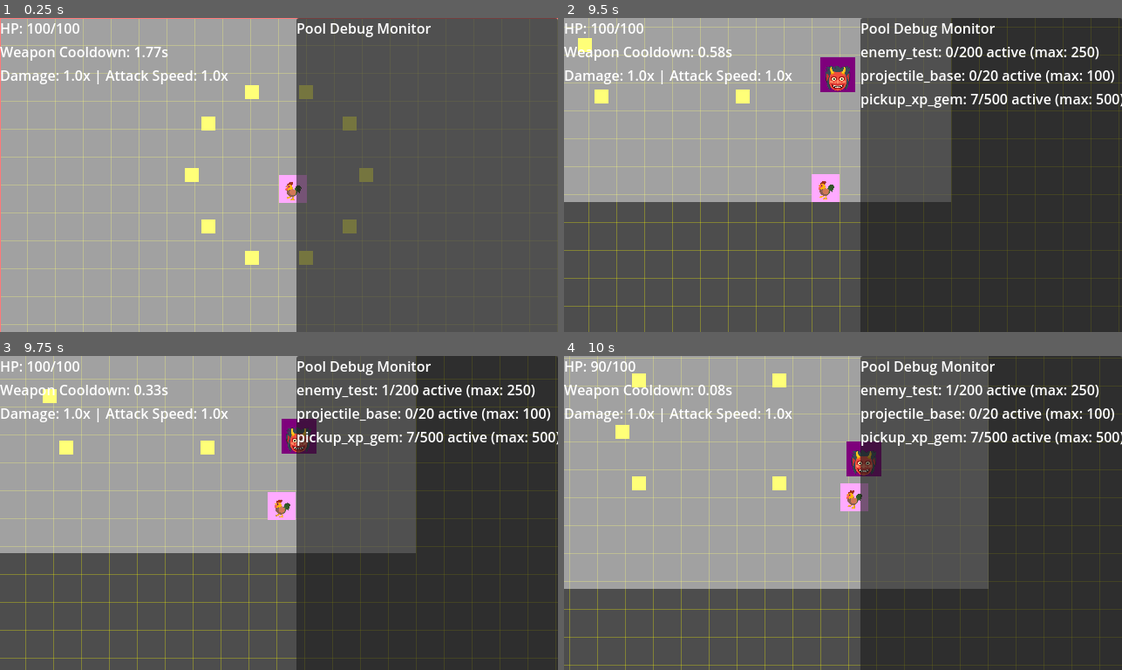
Above: before the commit, frames 1-4 (two rows, left to right).
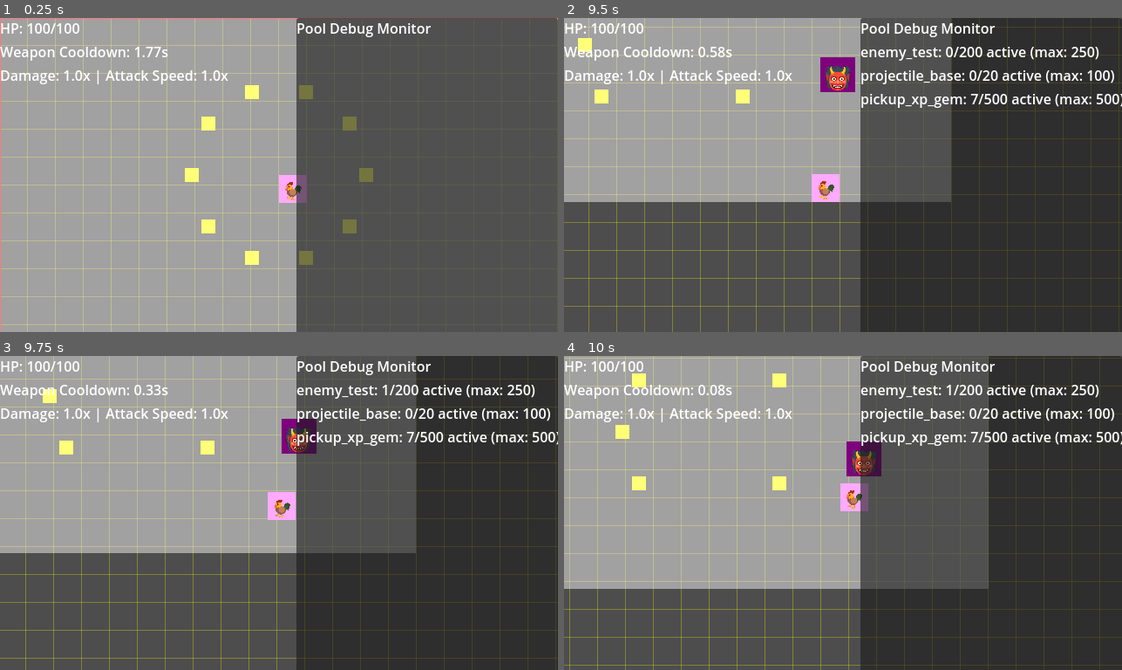
Above: after the commit, the same moments.

Repository: thejoshyee/sarimanok-game
Game: Godot game, scene res://main.tscn
Two runs of this game, one before a commit and one after it. Both use one fixed random seed, a clock stepped at 60 frames per second and the inputs below.
Inputs:
- Up to frame 1 (0.25 s): no input
- Up to frame 2 (9.5 s): tap Enter (ui_accept) at 0.5, 0.77, 1.52, 3.02, 3.77, 4.52, 6.02, 6.77, 7.52, 9.02 s; hold Right (move_right) 0.53-1.28 s; hold S (move_down) 1.28-2.03 s; hold Right (move_right) 2.03-2.78 s; hold Up (move_up) 2.78-3.53 s; hold A (move_left) 3.53-5.03 s; hold S (move_down) 5.03-5.78 s; hold Right (move_right) 5.78-6.53 s; hold Up (move_up) 6.53-7.28 s; hold Right (move_right) 7.28-8.03 s; hold S (move_down) 8.03-8.78 s; hold A (move_left) from 8.78 s (still down)
- Up to frame 3 (9.75 s): release A (move_left) at 9.53 s; hold Up (move_up) from 9.53 s (still down)
- Up to frame 4 (10 s): keep holding Up (move_up); tap Enter (ui_accept) at 9.77 s

Frames 1-3 are identical in both runs. In frame 4, 0.1% of the frame differs, in the area x 4-15%, y 1-5%.

Commit message:
feat: add collision damage to Green Duwende enemy
Enemy now deals 5 damage on contact and despawns. Added HP/damage stats for future scaling system.

Diff:
--- a/game/scenes/enemies/duwende/enemy_duwende.tscn
+++ b/game/scenes/enemies/duwende/enemy_duwende.tscn
@@ -1,11 +1,14 @@
-[gd_scene load_steps=3 format=3 uid="uid://bqufsuyg2a6yu"]
+[gd_scene load_steps=4 format=3 uid="uid://bqufsuyg2a6yu"]
 
 [ext_resource type="Script" uid="uid://141mxbakt2wp" path="res://scripts/enemies/enemy_duwende.gd" id="1_tyx3a"]
 
 [sub_resource type="CircleShape2D" id="CircleShape2D_bvohl"]
 radius = 16.0
 
-[node name="EnemyDuwende" type="CharacterBody2D" groups=["enemy"]]
+[sub_resource type="CircleShape2D" id="CircleShape2D_tyx3a"]
+radius = 16.0
+
+[node name="EnemyDuwende" type="CharacterBody2D" groups=["enemies"]]
 collision_layer = 2
 script = ExtResource("1_tyx3a")
 
@@ -18,3 +21,9 @@
 offset_right = 16.0
 offset_bottom = 16.0
 color = Color(0.25565824, 0.9905693, 3.85046e-07, 1)
+
+[node name="DamageArea" type="Area2D" parent="."]
+collision_layer = 0
+
+[node name="CollisionShape2D" type="CollisionShape2D" parent="DamageArea"]
+shape = SubResource("CircleShape2D_tyx3a")
--- a/game/scripts/enemies/enemy_duwende.gd
+++ b/game/scripts/enemies/enemy_duwende.gd
@@ -13,9 +13,11 @@
 
 # reference to the player node
 @onready var player: Node2D = get_tree().get_first_node_in_group("player")
+@onready var damage_area: Area2D = $DamageArea
 
 func _ready() -> void:
 	add_to_group("enemies") # add to group for player damage detection
+	damage_area.body_entered.connect(_on_damage_area_body_entered)
 
 func _physics_process(_delta: float) -> void:
 	# safety check: stop if player doesn't exist
@@ -28,3 +30,12 @@
 	# Set velocity and move using CharacterBody2D's built-in method
 	velocity = direction * speed
 	move_and_slide()
+
+
+func _on_damage_area_body_entered(body: Node2D) -> void:
+	# check if we hit the player
+	if body.is_in_group("player") and body.has_method("take_damage"):
+		# deal damage to the palyer using our damage stat
+		body.take_damage(damage)
+		# remove this enemy from the scene
+		queue_free()
--- a/game/scripts/player.gd
+++ b/game/scripts/player.gd
@@ -98,8 +98,8 @@
 
 func _on_damage_area_body_entered(body: Node2D) -> void:
 	# check if the body that hits us is an enemy
-	if body.is_in_group("enemies"):
-		take_damage(10.0) # placeholder damage
+	if body.is_in_group("enemies") and "damage" in body:
+		take_damage(body.damage) # use enemy's actual damage stat
 	# dont take damage if invincible
 
 
Not shown, changed: .taskmaster/tasks/tasks.json
